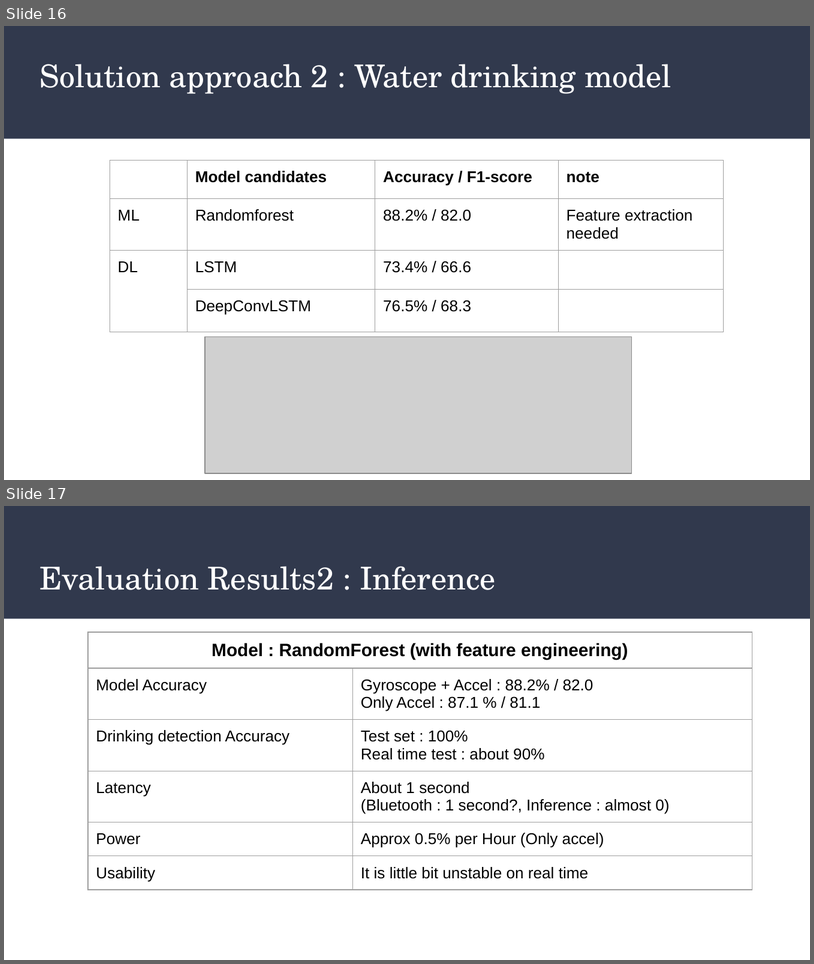
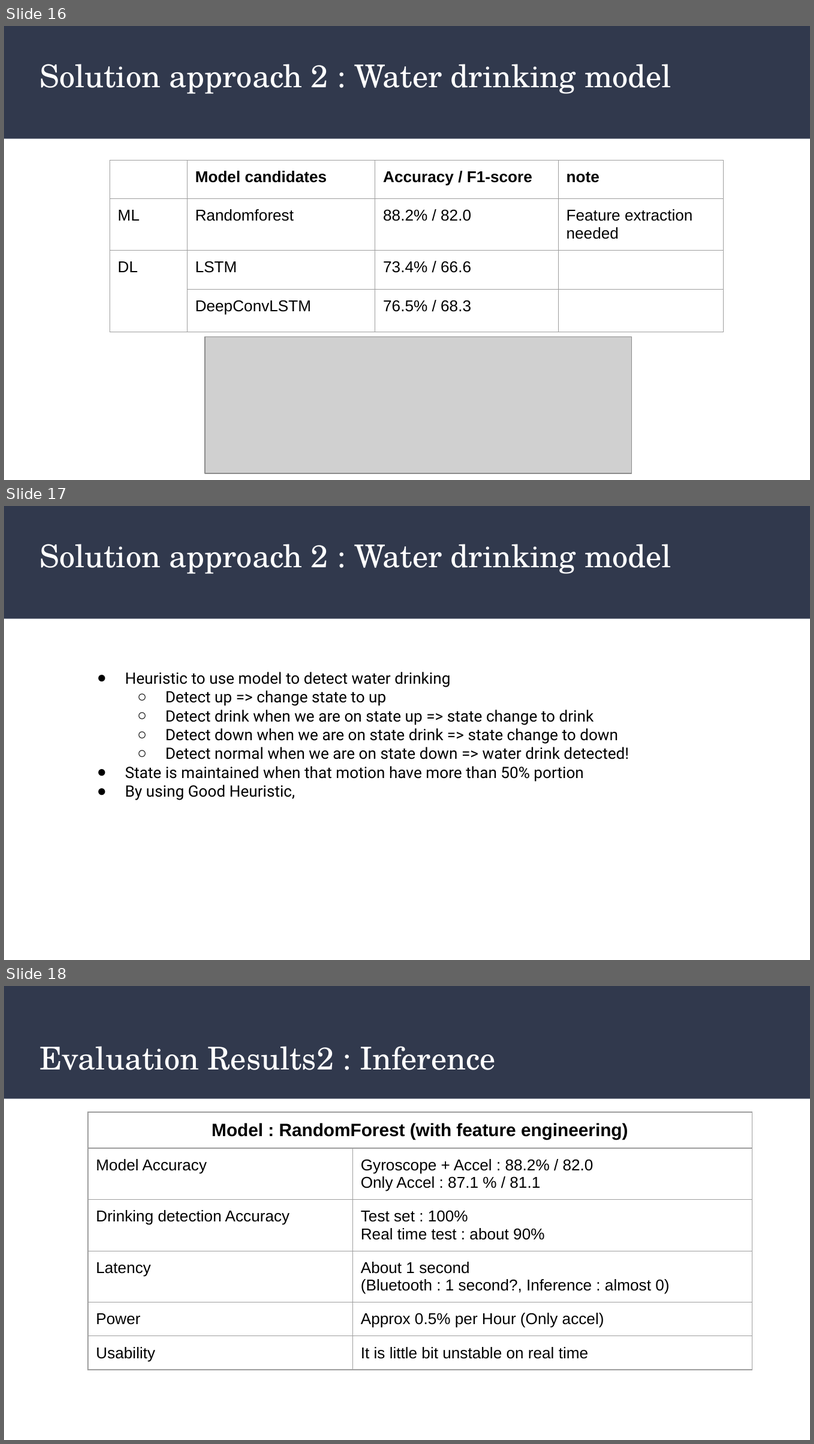
Before and after one commit to HealthBuzzz/2020-2-Mobile-computing-Team-2, a slide deck: Team 2 - Final(Real).pptx. Shown one above the other, each under a label of ours: slides 16 and 17 before the commit, slides 16, 17 and 18 after it. The pictures are 814x964 and 814x1444 pixels, drawn with LibreOffice and Linux fonts; fonts in the diff are those of the drawing; grey boxes stand for pictures. Boxes give left, top, right and bottom in pixels: in the first picture for what was removed or moved away, otherwise in the second. Text is boxed around its words. In the diff, an @@ line names an element or a change of style, - is before the commit and + after.

```diff
--- a/Team 2 - Final(Real).pptx
+++ b/Team 2 - Final(Real).pptx
@@ slide 17 added at (4, 506, 810, 960), background #FFFFFF; not listed: 1 template element that a slide beside it also shows @@
@@ title added at (39, 544, 672, 574), 28 pt, text #FFFFFF @@
+Solution approach 2 : Water drinking model
@@ text added at (125, 672, 629, 800), 14 pt, text #000000 @@
+● Heuristic to use model to detect water drinking
+  ○ Detect up => change state to up
+  ○ Detect drink when we are on state up => state change to drink
+  ○ Detect down when we are on state drink => state change to down
+  ○ Detect normal when we are on state down => water drink detected!
+● State is maintained when that motion have more than 50% portion
+● By using Good Heuristic,
@@ what was slide 17 is now slide 18 @@
```
Also in this commit, not shown: 3 slides changed, 2 other slides added, 3 slides removed, 1 other file.
